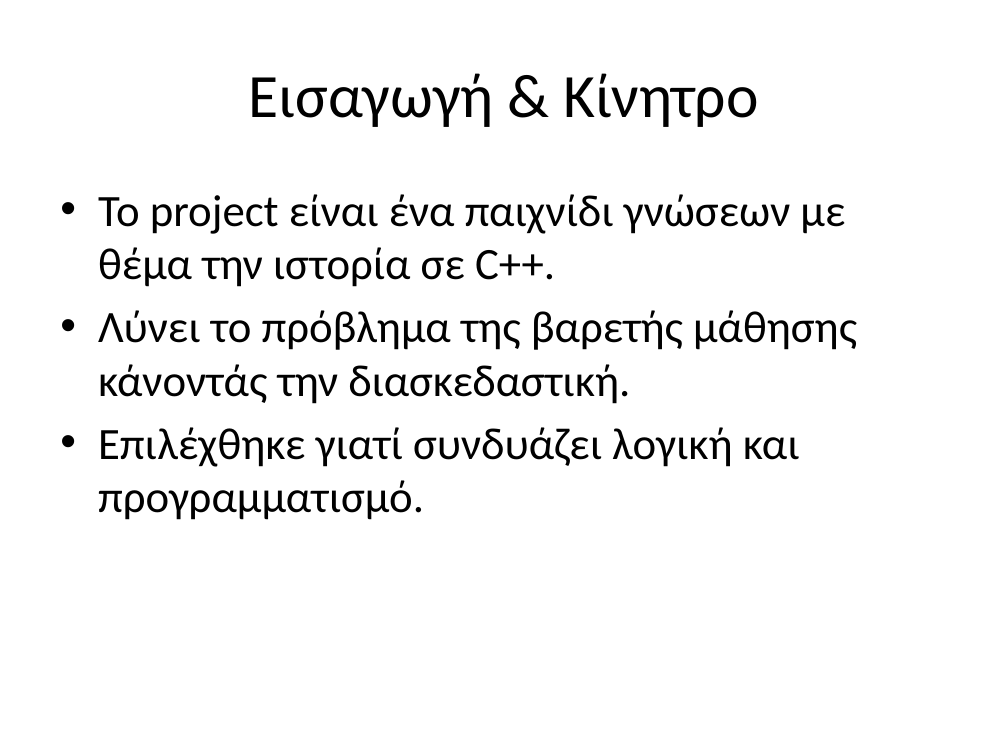
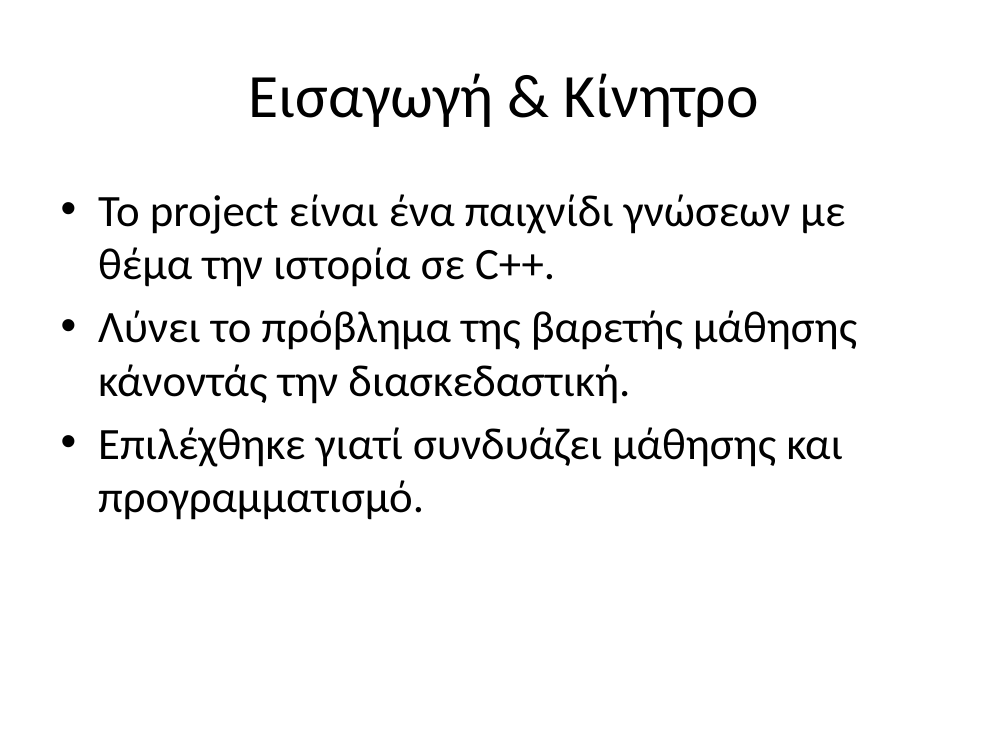
Before and after one commit to IllyFPS/Project, a slide deck: slide 2 of parousiasi.pptx. Drawn at 1008x756 pixels with LibreOffice and Linux fonts; fonts in the diff are those of the drawing. Boxes give left, top, right and bottom in pixels: in the first picture for what was removed or moved away, otherwise in the second. Text is boxed around its words. In the diff, an @@ line names an element or a change of style, - is before the commit and + after.

```diff
--- a/parousiasi.pptx
+++ b/parousiasi.pptx
@@ text at (98, 427, 843, 520): text changed @@
-• Επιλέχθηκε γιατί συνδυάζει λογική και προγραμματισμό.
+• Επιλέχθηκε γιατί συνδυάζει μάθησης και προγραμματισμό.
```
Also in this commit, not shown: 1 other slide changed.
